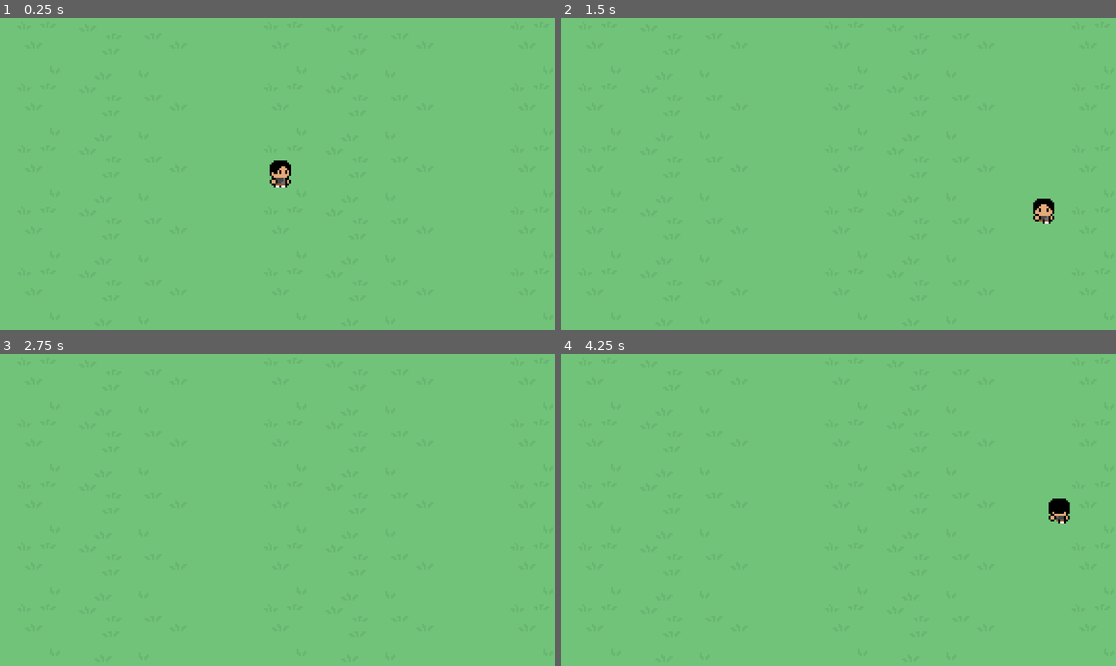
Above: before the commit, frames 1-4 (two rows, left to right).
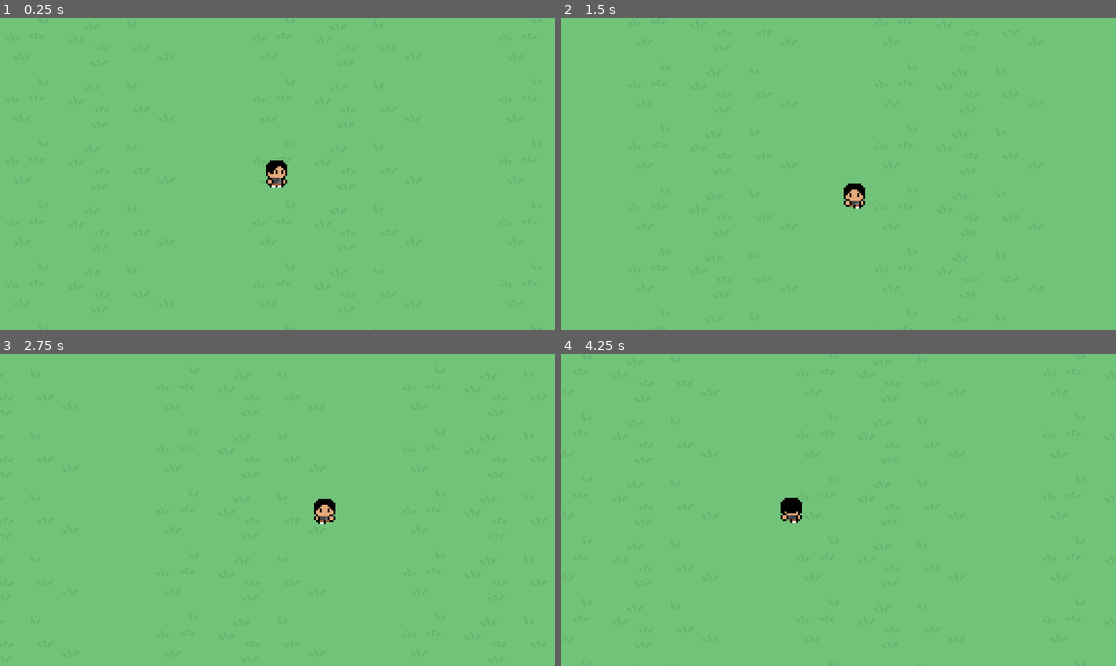
Above: after the commit, the same moments.

Repository: raul4500/mundo-financeiro
Game: Godot game, scene res://scenes/main_game.tscn
Same seed, same stepped clock (60 frames per second), same inputs: the game is played once before the commit and once after it.
Inputs:
- Up to frame 1 (0.25 s): no input
- Up to frame 2 (1.5 s): hold D (move_right) 0.53-1.28 s; hold Shift (run) 0.53-1.28 s; hold S (move_down) from 1.28 s (still down); tap Shift (run) at 1.35 s
- Up to frame 3 (2.75 s): release S (move_down) at 2.03 s; hold D (move_right) from 2.03 s (still down); hold Shift (run) from 2.03 s (still down)
- Up to frame 4 (4.25 s): release D (move_right) at 2.78 s; release Shift (run) at 2.78 s; hold W (move_up) 2.78-3.53 s; tap Shift (run) at 2.85 s; hold A (move_left) from 3.53 s (still down); hold Shift (run) from 3.53 s (still down)

The runs differ from the first frame. In frame 1, 0.2% of the frame differs, in the area x 47-53%, y 45-55%; in frame 2, 0.6%, in the area x 50-89%, y 53-66%; in frame 3, 0.3%; in frame 4, 0.6%.

Commit message:
player raul and new tilesets

Diff:
--- a/scenes/main_game.tscn
+++ b/scenes/main_game.tscn
@@ -819,13 +819,13 @@
 tile_map_data = PackedByteArray("AAAJAAUAAAAAAAwAAAAJAAYAAAAAAA0AAAAKAAUAAAABAAwAAAAKAAYAAAABAA0AAAALAAUAAAACAAwAAAALAA …(25456 unchanged characters)…
 tile_set = SubResource("TileSet_ipu61")
 
-[node name="Raul" parent="." unique_id=1335606052 instance=ExtResource("2_72e8q")]
-position = Vector2(445, 330)
-
-[node name="Camera2D" type="Camera2D" parent="Raul" unique_id=877482067]
-position = Vector2(-2, 0)
+[node name="Spawns" type="Node2D" parent="." unique_id=975818676]
+
+[node name="Sp1" type="Marker2D" parent="Spawns" unique_id=569491616]
+
+[node name="raul" parent="." unique_id=1495462931 instance=ExtResource("2_72e8q")]
+position = Vector2(577, 292)
+
+[node name="Camera2D" type="Camera2D" parent="raul" unique_id=568387056]
 zoom = Vector2(4, 4)
-
-[node name="Spawns" type="Node2D" parent="." unique_id=975818676]
-
-[node name="Sp1" type="Marker2D" parent="Spawns" unique_id=569491616]
+position_smoothing_enabled = true
--- /dev/null
+++ b/scenes/minigame.tscn
@@ -0,0 +1,3 @@
+[gd_scene format=3 uid="uid://dun3niuvduqbh"]
+
+[node name="minigame" type="Node2D" unique_id=843873475]
--- a/scenes/raul.tscn
+++ b/scenes/raul.tscn
@@ -1,121 +1,121 @@
-[gd_scene format=3 uid="uid://dvmwawx2u4pmd"]
-
-[ext_resource type="Script" uid="uid://dptvik7w1jura" path="res://scripts/character_body_2d.gd" id="1_ym3ap"]
-[ext_resource type="Texture2D" uid="uid://cngb5cgrpieyt" path="res://assests/sprites/Raul/pixil-layer-main.png" id="2_ym3ap"]
+[gd_scene format=3 uid="uid://bao1xk8dho6a7"]
+
+[ext_resource type="Script" uid="uid://baselv3etcohu" path="res://scripts/raul.gd" id="1_5u4nw"]
+[ext_resource type="Texture2D" uid="uid://cngb5cgrpieyt" path="res://assests/sprites/Raul/pixil-layer-main.png" id="2_j2i8v"]
 
 [sub_resource type="AtlasTexture" id="AtlasTexture_ubotu"]
-atlas = ExtResource("2_ym3ap")
+atlas = ExtResource("2_j2i8v")
 region = Rect2(32, 128, 16, 16)
 
 [sub_resource type="AtlasTexture" id="AtlasTexture_nd53j"]
-atlas = ExtResource("2_ym3ap")
+atlas = ExtResource("2_j2i8v")
 region = Rect2(48, 128, 16, 16)
 
 [sub_resource type="AtlasTexture" id="AtlasTexture_qqps5"]
-atlas = ExtResource("2_ym3ap")
+atlas = ExtResource("2_j2i8v")
 region = Rect2(64, 128, 16, 16)
 
 [sub_resource type="AtlasTexture" id="AtlasTexture_6tl46"]
-atlas = ExtResource("2_ym3ap")
+atlas = ExtResource("2_j2i8v")
 region = Rect2(80, 128, 16, 16)
 
 [sub_resource type="AtlasTexture" id="AtlasTexture_r8cdw"]
-atlas = ExtResource("2_ym3ap")
+atlas = ExtResource("2_j2i8v")
 region = Rect2(32, 64, 16, 16)
 
 [sub_resource type="AtlasTexture" id="AtlasTexture_lgdl4"]
-atlas = ExtResource("2_ym3ap")
+atlas = ExtResource("2_j2i8v")
 region = Rect2(48, 64, 16, 16)
 
 [sub_resource type="AtlasTexture" id="AtlasTexture_7ea6t"]
-atlas = ExtResource("2_ym3ap")
+atlas = ExtResource("2_j2i8v")
 region = Rect2(64, 64, 16, 16)
 
 [sub_resource type="AtlasTexture" id="AtlasTexture_57vbp"]
-atlas = ExtResource("2_ym3ap")
+atlas = ExtResource("2_j2i8v")
 region = Rect2(80, 64, 16, 16)
 
 [sub_resource type="AtlasTexture" id="AtlasTexture_7u122"]
-atlas = ExtResource("2_ym3ap")
+atlas = ExtResource("2_j2i8v")
 region = Rect2(96, 64, 16, 16)
 
 [sub_resource type="AtlasTexture" id="AtlasTexture_5to2v"]
-atlas = ExtResource("2_ym3ap")
+atlas = ExtResource("2_j2i8v")
 region = Rect2(112, 64, 16, 16)
 
 [sub_resource type="AtlasTexture" id="AtlasTexture_q8mku"]
-atlas = ExtResource("2_ym3ap")
+atlas = ExtResource("2_j2i8v")
 region = Rect2(128, 64, 16, 16)
 
 [sub_resource type="AtlasTexture" id="AtlasTexture_tfioo"]
-atlas = ExtResource("2_ym3ap")
+atlas = ExtResource("2_j2i8v")
 region = Rect2(144, 64, 16, 16)
 
 [sub_resource type="AtlasTexture" id="AtlasTexture_3swiw"]
-atlas = ExtResource("2_ym3ap")
+atlas = ExtResource("2_j2i8v")
 region = Rect2(32, 96, 16, 16)
 
 [sub_resource type="AtlasTexture" id="AtlasTexture_rycnc"]
-atlas = ExtResource("2_ym3ap")
+atlas = ExtResource("2_j2i8v")
 region = Rect2(48, 96, 16, 16)
 
 [sub_resource type="AtlasTexture" id="AtlasTexture_gmkwl"]
-atlas = ExtResource("2_ym3ap")
+atlas = ExtResource("2_j2i8v")
 region = Rect2(64, 96, 16, 16)
 
 [sub_resource type="AtlasTexture" id="AtlasTexture_mvey6"]
-atlas = ExtResource("2_ym3ap")
+atlas = ExtResource("2_j2i8v")
 region = Rect2(80, 96, 16, 16)
 
 [sub_resource type="AtlasTexture" id="AtlasTexture_sdmjr"]
-atlas = ExtResource("2_ym3ap")
+atlas = ExtResource("2_j2i8v")
 region = Rect2(96, 96, 16, 16)
 
 [sub_resource type="AtlasTexture" id="AtlasTexture_n882h"]
-atlas = ExtResource("2_ym3ap")
+atlas = ExtResource("2_j2i8v")
 region = Rect2(112, 96, 16, 16)
 
 [sub_resource type="AtlasTexture" id="AtlasTexture_rfb7k"]
-atlas = ExtResource("2_ym3ap")
+atlas = ExtResource("2_j2i8v")
 region = Rect2(128, 96, 16, 16)
 
 [sub_resource type="AtlasTexture" id="AtlasTexture_8gsli"]
-atlas = ExtResource("2_ym3ap")
+atlas = ExtResource("2_j2i8v")
 region = Rect2(144, 96, 16, 16)
 
 [sub_resource type="AtlasTexture" id="AtlasTexture_8rg5s"]
-atlas = ExtResource("2_ym3ap")
+atlas = ExtResource("2_j2i8v")
 region = Rect2(32, 32, 16, 16)
 
 [sub_resource type="AtlasTexture" id="AtlasTexture_fwpxy"]
-atlas = ExtResource("2_ym3ap")
+atlas = ExtResource("2_j2i8v")
 region = Rect2(48, 32, 16, 16)
 
 [sub_resource type="AtlasTexture" id="AtlasTexture_korec"]
-atlas = ExtResource("2_ym3ap")
+atlas = ExtResource("2_j2i8v")
 region = Rect2(64, 32, 16, 16)
 
 [sub_resource type="AtlasTexture" id="AtlasTexture_xjtnq"]
-atlas = ExtResource("2_ym3ap")
+atlas = ExtResource("2_j2i8v")
 region = Rect2(80, 32, 16, 16)
 
 [sub_resource type="AtlasTexture" id="AtlasTexture_tck08"]
-atlas = ExtResource("2_ym3ap")
+atlas = ExtResource("2_j2i8v")
 region = Rect2(96, 32, 16, 16)
 
 [sub_resource type="AtlasTexture" id="AtlasTexture_rujxy"]
-atlas = ExtResource("2_ym3ap")
+atlas = ExtResource("2_j2i8v")
 region = Rect2(112, 32, 16, 16)
 
 [sub_resource type="AtlasTexture" id="AtlasTexture_c424w"]
-atlas = ExtResource("2_ym3ap")
+atlas = ExtResource("2_j2i8v")
 region = Rect2(128, 32, 16, 16)
 
 [sub_resource type="AtlasTexture" id="AtlasTexture_4w143"]
-atlas = ExtResource("2_ym3ap")
+atlas = ExtResource("2_j2i8v")
 region = Rect2(144, 32, 16, 16)
 
-[sub_resource type="SpriteFrames" id="SpriteFrames_4w143"]
+[sub_resource type="SpriteFrames" id="SpriteFrames_lik2q"]
 animations = [{
 "frames": [{
 "duration": 1.0,
@@ -222,19 +222,17 @@
 "speed": 10.0
 }]
 
-[sub_resource type="RectangleShape2D" id="RectangleShape2D_j3a2f"]
+[sub_resource type="RectangleShape2D" id="RectangleShape2D_tys1d"]
 size = Vector2(9, 5)
 
-[node name="Raul" type="Node2D" unique_id=1335606052]
-
-[node name="CharacterBody2D" type="CharacterBody2D" parent="." unique_id=592490891]
-script = ExtResource("1_ym3ap")
-
-[node name="AnimatedSprite2D" type="AnimatedSprite2D" parent="CharacterBody2D" unique_id=3428264]
-sprite_frames = SubResource("SpriteFrames_4w143")
+[node name="raul" type="CharacterBody2D" unique_id=1495462931]
+script = ExtResource("1_5u4nw")
+
+[node name="AnimatedSprite2D" type="AnimatedSprite2D" parent="." unique_id=835100916]
+sprite_frames = SubResource("SpriteFrames_lik2q")
 animation = &"walk"
 autoplay = "default"
 
-[node name="CollisionShape2D" type="CollisionShape2D" parent="CharacterBody2D" unique_id=1630536554]
+[node name="CollisionShape2D" type="CollisionShape2D" parent="." unique_id=143520596]
 position = Vector2(-0.5, 4.5)
-shape = SubResource("RectangleShape2D_j3a2f")
+shape = SubResource("RectangleShape2D_tys1d")
--- a/scripts/camera_2d.gd
+++ /dev/null
@@ -1,4 +0,0 @@
-extends Camera2D
-
-func _process(delta):
-	%".".global_position = $Raul.global_position
Binary file added: assests/sprites/1 Tiles/Tile_01.png
Binary file added: assests/sprites/1 Tiles/Tile_02.png
Binary file added: assests/sprites/1 Tiles/Tile_03.png
Binary file added: assests/sprites/1 Tiles/Tile_04.png
Binary file added: assests/sprites/1 Tiles/Tile_05.png
Binary file added: assests/sprites/1 Tiles/Tile_06.png
Binary file added: assests/sprites/1 Tiles/Tile_07.png
Binary file added: assests/sprites/1 Tiles/Tile_08.png
Binary file added: assests/sprites/1 Tiles/Tile_09.png
Binary file added: assests/sprites/1 Tiles/Tile_10.png
Binary file added: assests/sprites/1 Tiles/Tile_11.png
Binary file added: assests/sprites/1 Tiles/Tile_12.png
(and 90 more such lines)
